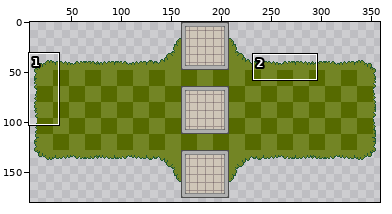
Two versions of one sprite sheet, assets/maps/Battlefield.png. Above, an overview of the earlier version with the close-up marked.
Close-up. The starting point:
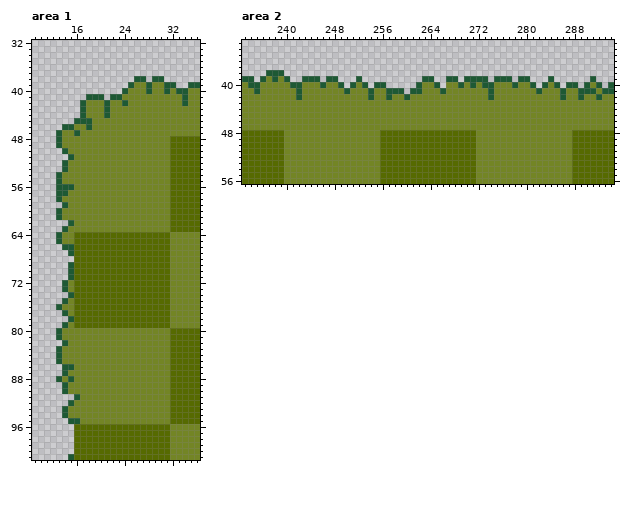
The file is 368x192 pixels. Shown: area 1: x 9..36, y 32..101; area 2: x 233..294, y 33..56. The wide view leaves out empty margins. The commit also changed other parts of the picture, which this record leaves out.
Once edited:
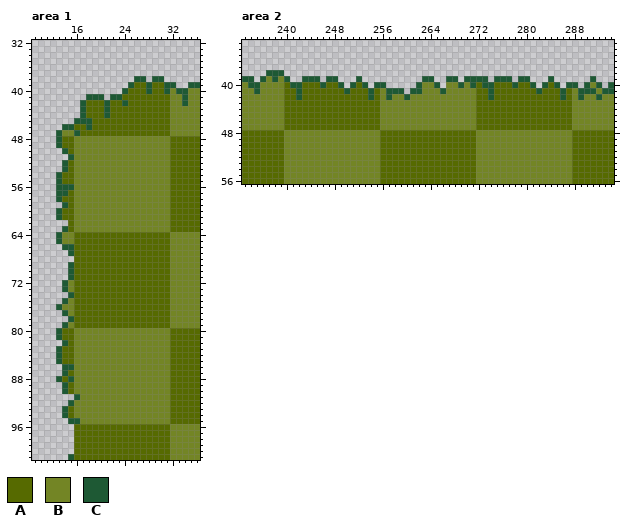
Palette (. is transparent): A #566a00  B #738525  C #1e5934
From old to new:
Area 1:
Colour A replaces colour B in row 39 at x 26 to 27 and 29 to 30; in row 40 at x 25 to 27 and 29 to 30; in row 41 at x 24 to 31; in row 42 at x 18 to 20, 22 to 23 and 25 to 31; in rows 43 to 44 at x 18 to 20 and 22 to 31; in row 45 at x 19 to 31.
Colour A replaces colour B in row 46 at x 16 to 17 and 19 to 31; in row 47 at x 17 to 31; in rows 48 to 49 at x 14 to 15; in row 50 at x 15; in rows 52 to 53 at x 15; in rows 54 to 55 at x 14 to 15.
Colour A replaces colour B in row 57 at x 15; in row 58 at x 14 to 15; in row 59 at x 15; in rows 60 to 61 at x 14 to 15; in row 63 at x 15; in rows 80 to 81 at x 14 to 15.
Colour A replaces colour B in row 82 at x 15; in rows 83 to 85 at x 14 to 15; in row 87 at x 15; in row 88 at x 14; in rows 89 to 90 at x 15; in rows 93 to 94 at x 15.
Colour A replaces colour C in row 62 at x 15.
Area 2:
Colour A replaces colour B in row 40 at x 240, 243 to 245, 247 to 248, 252, 272, 275 to 277, 279 to 280 and 284; in row 41 at x 240 to 241, 243 to 249, 251 to 253, 255, 272 to 273, 275 to 281, 283 to 285 and 287; in row 42 at x 240 to 241, 243 to 253, 255, 272 to 273, 275 to 285 and 287; in rows 43 to 47 at x 240 to 255 and 272 to 287.
Boxes around the changes in both close-ups, in picture pixels (x1, y1, x2, y2):
changed: (62, 82, 170, 232)
changed: (62, 328, 74, 418)
changed: (284, 82, 380, 130)
changed: (476, 82, 572, 130)
